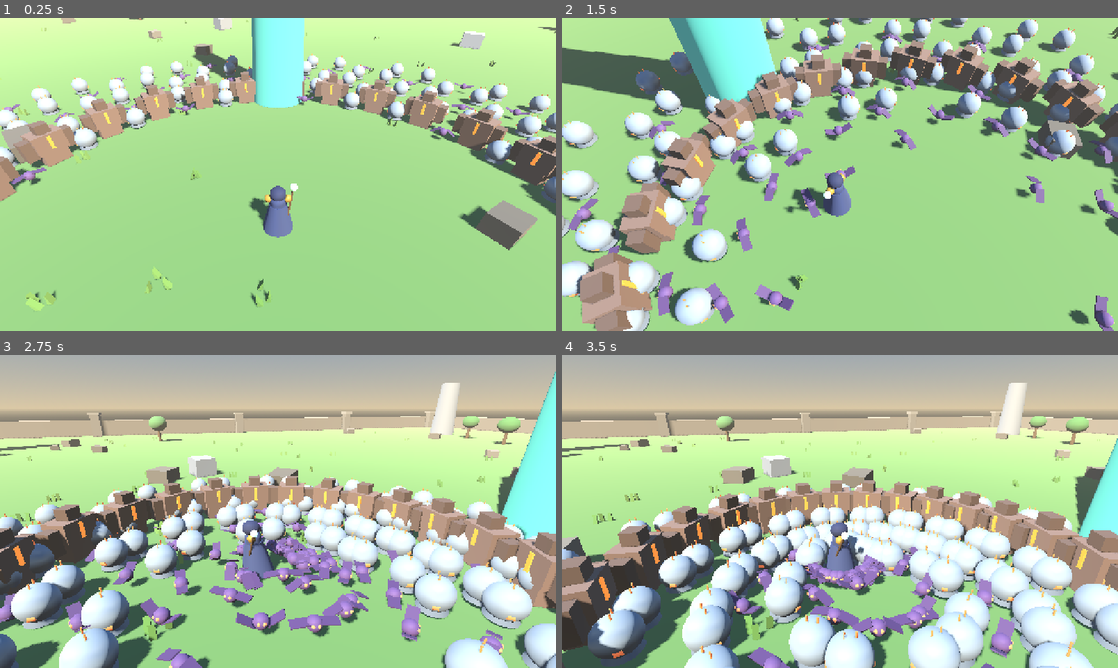
Above: before the commit, frames 1-4 (two rows, left to right).
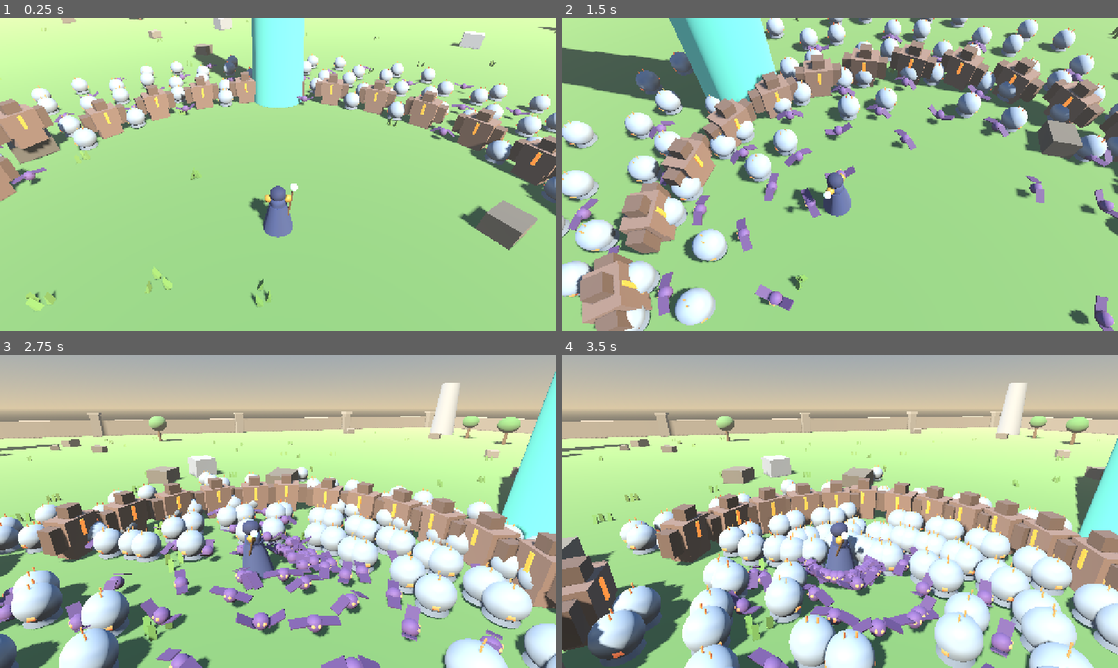
Above: after the commit, the same moments.

Repository: mohsen-niksirat/Horde_Survival_3D
Game: Godot game, scene res://tests/StressScene.tscn
Two runs of this game, one before a commit and one after it. Both use one fixed random seed, a clock stepped at 60 frames per second and the inputs below. This scene is started directly instead of the project's main scene.
Inputs (mouse positions are in pixels of both pictures, inside the frame that each line leads up to):
- Up to frame 1 (0.25 s): no input
- Up to frame 2 (1.5 s): tap Enter at 0.5 s; move the mouse to (812, 237) at 0.52 s; hold W (move_up) 0.53-1.25 s; tap Q (ability_1) at 0.6 s; click (812, 237) at 0.67 s; drag from (1006, 221) to (812, 237) at 1.27 s
- Up to frame 3 (2.75 s): move the mouse to (111, 464) at 2.02 s; hold A (move_left) from 2.03 s (still down); tap Space (dash) at 2.1 s
- Up to frame 4 (3.5 s): release A (move_left) at 2.75 s; drag from (867, 511) to (673, 464) at 2.77 s

The runs differ from the first frame. In frame 1, 2.0% of the frame differs, in the area x 0-15%, y 25-49%; in frame 2, 1.3%; in frame 3, 7.3%; in frame 4, 7.3%, in the area x 0-100%, y 13-100%.

Commit message:
feat: heart drops from enemies + rock colliders
- HeartPickup (pooled, red glowing heart): ~3% chance from kills with
  XP >= 2, heals 20 on contact, spins, despawns 25s
- Arena rocks now have StaticBody colliders (player AND enemies bounce
  off them — no more walking through cubes)
- smoke suite green (implemented, on-device verification pending)

Diff:
--- /dev/null
+++ b/scenes/pickups/HeartPickup.tscn
@@ -0,0 +1,29 @@
+[gd_scene load_steps=5 format=3 uid="uid://heartpick0001"]
+
+[ext_resource type="Script" path="res://scenes/pickups/heart_pickup.gd" id="1"]
+
+[sub_resource type="SphereShape3D" id="shape"]
+radius=0.4
+
+[sub_resource type="SphereMesh" id="mesh"]
+radius=0.25
+height=0.5
+
+[sub_resource type="StandardMaterial3D" id="mat"]
+albedo_color=Color(1, 0.25, 0.35, 1)
+emission_enabled=true
+emission=Color(1, 0.2, 0.3, 1)
+emission_energy_multiplier=1.8
+
+[node name="HeartPickup" type="Area3D"]
+collision_layer=8
+collision_mask=1
+monitoring=false
+script=ExtResource("1")
+
+[node name="CollisionShape3D" type="CollisionShape3D" parent="."]
+shape=SubResource("shape")
+
+[node name="Mesh" type="MeshInstance3D" parent="."]
+mesh=SubResource("mesh")
+surface_material_override/0=SubResource("mat")
--- /dev/null
+++ b/scenes/pickups/heart_pickup.gd
@@ -0,0 +1,48 @@
+extends Area3D
+## HeartPickup: rare drop that heals the player on contact. Pooled.
+
+const GRAVITY := 18.0
+
+var heal_amount: float = 20.0
+var _player: Node3D
+var _life: float = 0.0
+var _vertical_velocity: float = 3.0
+var _settled: bool = false
+
+func _ready() -> void:
+	body_entered.connect(_on_body_entered)
+
+func setup(heal: float, p_player: Node3D, spawn_pos: Vector3) -> void:
+	heal_amount = heal
+	_player = p_player
+	_life = 0.0
+	_settled = false
+	_vertical_velocity = 3.0
+	global_position = spawn_pos + Vector3(randf_range(-0.5, 0.5), 0.8, randf_range(-0.5, 0.5))
+
+func _process(delta: float) -> void:
+	_life += delta
+	if _life > 25.0:
+		PoolManager.release(self)
+		return
+	_mesh_spin(delta)
+	if not _settled:
+		_vertical_velocity -= GRAVITY * delta
+		global_position.y += _vertical_velocity * delta
+		if global_position.y <= 0.5:
+			global_position.y = 0.5
+			_settled = true
+
+@onready var _mesh: MeshInstance3D = $Mesh
+func _mesh_spin(_delta: float) -> void:
+	_mesh.rotation.y += 2.5 * _delta
+
+func _on_body_entered(body: Node3D) -> void:
+	if not body.is_in_group("player"):
+		return
+	if body.has_method("take_contact_damage") == false:
+		return
+	body.health.heal(heal_amount)
+	AudioManager.play_game_sfx("relic_pickup")
+	set_deferred("monitoring", false)
+	PoolManager.release(self)
--- a/scenes/player/player.gd
+++ b/scenes/player/player.gd
@@ -121,6 +121,12 @@
 		PoolManager.tag(orb, orb_scene)
 		get_parent().add_child(orb)
 		orb.setup(per_orb, self, position)
+	# Heart drop (small chance) - heals 20 on pickup
+	if randf() < 0.03 and data.xp >= 2.0:
+		var heart := PoolManager.acquire("res://scenes/pickups/HeartPickup.tscn")
+		PoolManager.tag(heart, "res://scenes/pickups/HeartPickup.tscn")
+		get_parent().add_child(heart)
+		heart.setup(20.0, self, position)
 
 func _on_leveled_up(new_level: int) -> void:
 	# ProgressionManager handles pause + choice UI (supports stacked levels)
--- a/scenes/world/arena_decor.gd
+++ b/scenes/world/arena_decor.gd
@@ -91,6 +91,13 @@
 		rock_mi.rotation.z = randf_range(-0.12, 0.12)
 		rock_mi.scale = Vector3.ONE * randf_range(0.6, 1.4)
 		parent.add_child(rock_mi)
+		var body := StaticBody3D.new()
+		var shape := CollisionShape3D.new()
+		var bs := BoxShape3D.new()
+		bs.size = Vector3(1.4, 0.9, 1.2) * rock_mi.scale.x
+		shape.shape = bs
+		body.add_child(shape)
+		rock_mi.add_child(body)
 
 func _build_wall_pillars() -> void:
 	var parent := Node3D.new()
